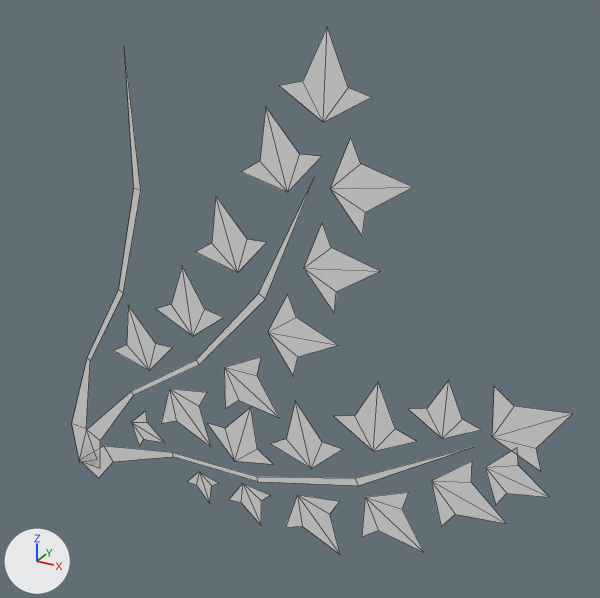
The FBX model Assets/Meshes/Level/Nature/Hedera.fbx: old version first, new version second.
Both versions are drawn from a 50 mm lens placed at (2.29, -2.27, 2.1), pointed at (1.07, -0.06, 0.99). Every picture has the same lights, and +X, +Y and +Z are marked at lower left. Mesh edges are drawn as thin lines. Where no turn or scale is listed for an object, it has been applied to the vertices.

Names of what the first picture shows: 'Hedera'.
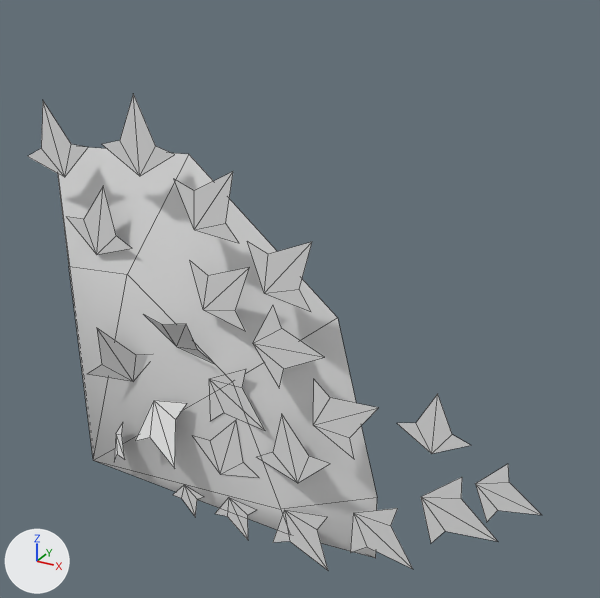
Boxes (x1, y1, x2, y2) around the edits, measured in the pictures (600 x 598 px; the box of a moved part takes in the faces that stretch with it):
'Hedera', reshaped (9% shorter)
    before: (72, 28, 572, 554)
    after: (27, 94, 541, 570)
part 1 of me_hedera, moved or reshaped
    before: (115, 306, 172, 371)
    after: (88, 328, 148, 382)
part 2 of me_hedera, moved or reshaped
    before: (161, 389, 211, 447)
    after: (135, 400, 187, 469)
part 3 of me_hedera, moved or reshaped
    before: (157, 267, 223, 336)
    after: (143, 314, 215, 364)
part 4 of me_hedera, moved or reshaped
    before: (268, 295, 337, 375)
    after: (253, 306, 324, 387)
part 5 of me_hedera, moved or reshaped
    before: (224, 357, 279, 417)
    after: (209, 369, 265, 430)
part 6 of me_hedera, moved or reshaped
    before: (132, 411, 164, 446)
    after: (114, 423, 125, 462)
part 7 of me_hedera, moved or reshaped
    before: (431, 461, 507, 526)
    after: (421, 477, 497, 543)
part 8 of me_hedera, moved or reshaped
    before: (362, 492, 423, 552)
    after: (350, 508, 413, 569)
part 9 of me_hedera, moved or reshaped
    before: (286, 495, 340, 554)
    after: (273, 510, 328, 570)
part 10 of me_hedera, moved or reshaped
    before: (229, 484, 270, 525)
    after: (215, 497, 256, 540)
part 11 of me_hedera, moved or reshaped
    before: (188, 472, 218, 504)
    after: (173, 485, 204, 516)
part 12 of me_hedera, moved or reshaped
    before: (304, 224, 380, 312)
    after: (247, 241, 312, 311)
part 13 of me_hedera, moved or reshaped
    before: (485, 448, 549, 504)
    after: (475, 464, 541, 521)
part 14 of me_hedera, moved or reshaped
    before: (242, 108, 322, 192)
    after: (27, 101, 88, 177)
part 15 of me_hedera, moved or reshaped
    before: (280, 28, 371, 122)
    after: (102, 94, 175, 176)
part 16 of me_hedera, moved or reshaped
    before: (196, 196, 267, 272)
    after: (67, 186, 132, 255)
part 17 of me_hedera, moved or reshaped
    before: (207, 408, 273, 464)
    after: (190, 261, 249, 331)
part 18 of me_hedera, moved or reshaped
    before: (330, 138, 412, 236)
    after: (174, 171, 239, 243)
part 19 of me_hedera, moved or reshaped
    before: (334, 383, 417, 451)
    after: (313, 380, 378, 459)
part 20 of me_hedera, moved or reshaped
    before: (409, 380, 480, 439)
    after: (397, 394, 471, 454)
part 21 of me_hedera, moved or reshaped
    before: (271, 401, 343, 469)
    after: (256, 414, 330, 483)
part 22 of me_hedera, moved or reshaped
    before: (492, 387, 572, 471)
    after: (193, 421, 259, 478)
part 23 of me_hedera, rebuilt (36% wider, 41% taller)
    before: (80, 177, 315, 469)
    after: (58, 147, 377, 558)
part 24 of me_hedera, deleted
    before: (72, 47, 141, 462)

Edits to the bpy script that builds the scene:
```text
Change me_hedera:
    remove me_hedera.from_pydata(...)  # 165 vertices, 103 faces; spans x -0.03..1.98, y -0.08, z -0.05..1.86
    add me_hedera.from_pydata(...)  # 144 vertices, 98 faces; spans x 0.0..1.95, y -0.31..0.0, z 0.0..1.63
    me_hedera part 1: the loose piece of 6 vertices spanning x 0.25..0.54, y -0.08, z 0.56..0.82 is multiplied about its middle by the matrix ((0.917, -0.399, 0.0), (0.388, 0.893, -0.228), (0.091, 0.209, 0.974)), then moved by (0.0, -0.14, -0.01)
    me_hedera part 2: the loose piece of 6 vertices spanning x 0.46..0.69, y -0.08, z 0.3..0.54 is multiplied about its middle by the matrix ((0.974, 0.228, 0.0), (-0.206, 0.881, 0.426), (0.097, -0.415, 0.905)), then moved by (0.0, -0.15, 0.01)
    me_hedera part 3: the loose piece of 6 vertices spanning x 0.47..0.77, y -0.08, z 0.76..1.03 is multiplied about its middle by the matrix ((0.758, 0.123, 0.64), (0.261, 0.843, -0.471), (-0.597, 0.524, 0.607)), then moved by (0.09, -0.16, -0.05)
    me_hedera part 4: the loose piece of 6 vertices spanning x 0.95..1.22, y -0.08, z 0.71..1.01 is moved by (0.0, -0.1, 0.0)
    me_hedera part 5: the loose piece of 6 vertices spanning x 0.76..1.0, y -0.08, z 0.49..0.75 is moved by (0.0, -0.1, 0.0)
    me_hedera part 6: the loose piece of 6 vertices spanning x 0.3..0.47, y -0.08, z 0.19..0.37 is multiplied about its middle by the matrix ((0.808, 0.589, 0.0), (-0.561, 0.77, 0.305), (0.18, -0.246, 0.952)), then moved by (-0.02, -0.15, 0.02)
    me_hedera part 7: the loose piece of 6 vertices spanning x 1.57..1.83, y -0.08, z 0.28..0.57 is moved by (0.0, -0.1, 0.0)
    me_hedera part 8: the loose piece of 6 vertices spanning x 1.33..1.56, y -0.08, z 0.13..0.38 is moved by (0.0, -0.1, 0.0)
    me_hedera part 9: the loose piece of 6 vertices spanning x 1.02..1.25, y -0.08, z 0.01..0.25 is moved by (0.0, -0.1, 0.0)
    me_hedera part 10: the loose piece of 6 vertices spanning x 0.76..0.95, y -0.08, z 0.01..0.18 is moved by (0.0, -0.1, 0.0)
    me_hedera part 11: the loose piece of 6 vertices spanning x 0.57..0.72, y -0.08, z 0.03..0.17 is moved by (0.0, -0.1, 0.0)
    me_hedera part 12: the loose piece of 6 vertices spanning x 1.09..1.36, y -0.08, z 0.98..1.28 is turned -40.9 degrees about the y axis through its middle, then moved by (-0.13, -0.1, 0.02)
    me_hedera part 13: the loose piece of 6 vertices spanning x 1.74..1.95, y -0.08, z 0.44..0.67 is moved by (0.0, -0.1, 0.0)
    me_hedera part 14: the loose piece of 6 vertices spanning x 0.86..1.15, y -0.08, z 1.36..1.62 is moved by (-0.84, -0.1, -0.04)
    me_hedera part 15: the loose piece of 6 vertices spanning x 1.01..1.31, y -0.08, z 1.59..1.86 is moved by (-0.63, -0.1, -0.22)
    me_hedera part 16: the loose piece of 6 vertices spanning x 0.67..0.96, y -0.08, z 1.05..1.31 is turned 29.8 degrees about the y axis through its middle, then moved by (-0.47, -0.1, 0.0)
    me_hedera part 17: the loose piece of 6 vertices spanning x 0.68..0.97, y -0.08, z 0.27..0.53 is turned 27.9 degrees about the y axis through its middle, then moved by (0.02, -0.1, 0.63)
    me_hedera part 18: the loose piece of 6 vertices spanning x 1.18..1.45, y -0.08, z 1.26..1.55 is turned -44.7 degrees about the y axis through its middle, then moved by (-0.5, -0.1, -0.09)
    me_hedera part 19: the loose piece of 6 vertices spanning x 1.21..1.51, y -0.08, z 0.5..0.77 is turned 58.6 degrees about the y axis through its middle, then moved by (-0.06, -0.1, 0.04)
    me_hedera part 20: the loose piece of 6 vertices spanning x 1.48..1.72, y -0.08, z 0.62..0.84 is moved by (0.0, -0.1, 0.0)
    me_hedera part 21: the loose piece of 6 vertices spanning x 0.96..1.25, y -0.08, z 0.35..0.61 is moved by (0.0, -0.1, 0.0)
    me_hedera part 22: the loose piece of 6 vertices spanning x 1.75..1.98, y -0.08, z 0.6..0.86 is turned -39.1 degrees about the y axis through its middle, then moved by (-1.01, -0.1, -0.35)
    me_hedera part 23: the loose piece of 11 vertices spanning x -0.01..1.13, y -0.08, z 0.0..1.42 is rebuilt with 12 vertices and now spans x 0.0..1.36, y -0.17..0.0, z 0.0..1.42
    me_hedera part 24: the loose piece of 11 vertices spanning x -0.03..0.45, y -0.08, z -0.01..1.77 is deleted
    me_hedera part 25: the loose piece of 11 vertices spanning x -0.01..1.7, y -0.08, z -0.05..0.63 is deleted
```
